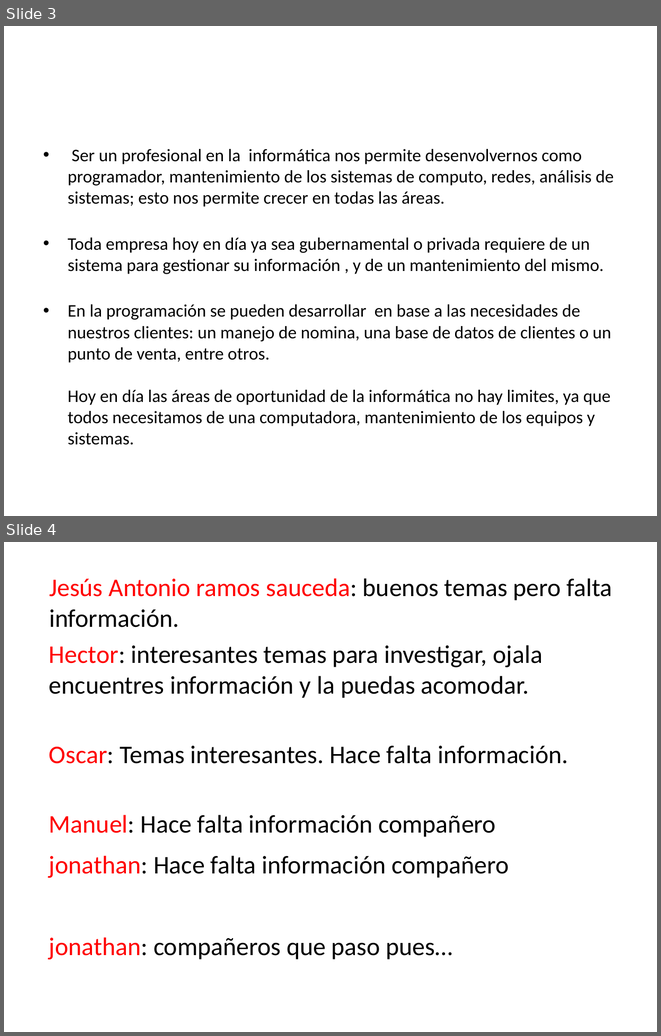
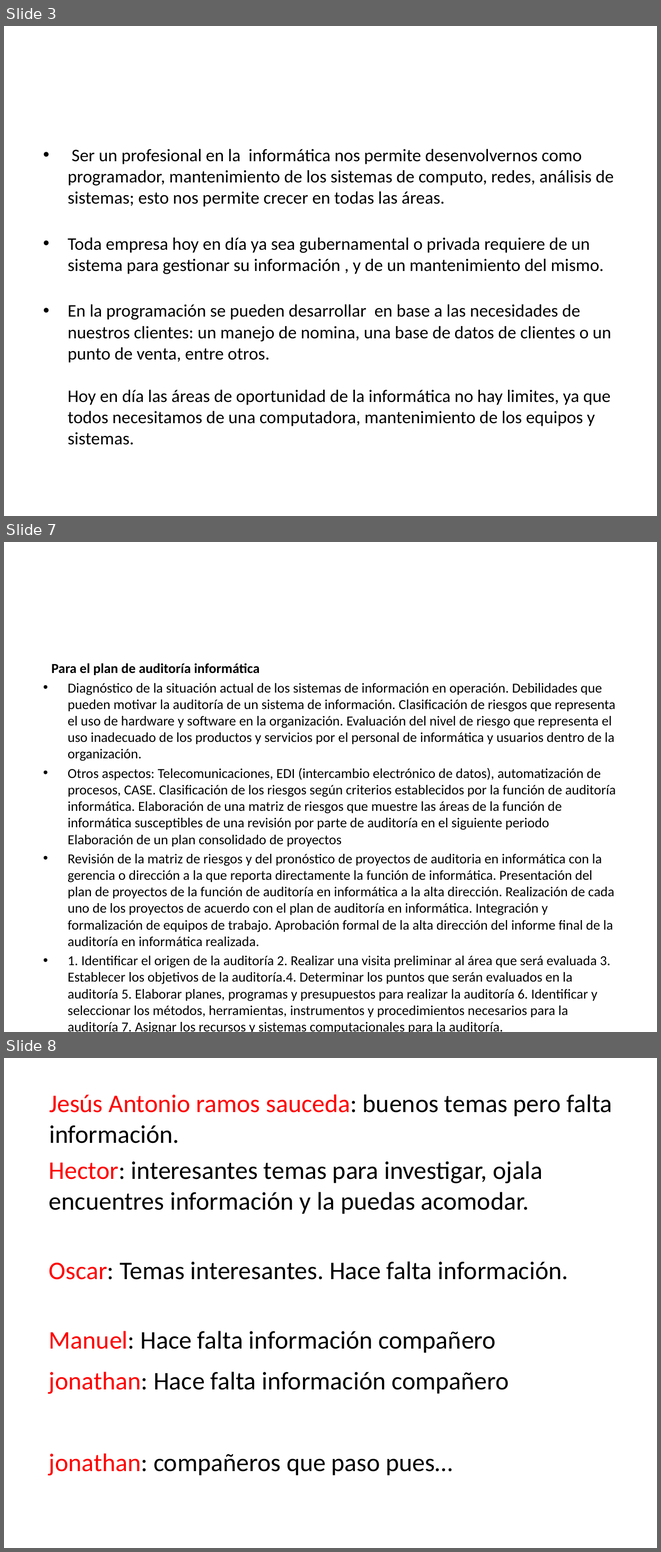
Before and after one commit to lc850/auditoria, a slide deck: 7 - Etapa de la justificación.pptx. Shown one above the other, each under a label of ours: slides 3 and 4 before the commit, slides 3, 7 and 8 after it; the slides between them are not shown. The pictures are 661x1036 and 661x1552 pixels, drawn with LibreOffice and Linux fonts; fonts in the diff are those of the drawing. Boxes give left, top, right and bottom in pixels: in the first picture for what was removed or moved away, otherwise in the second. Text is boxed around its words. In the diff, an @@ line names an element or a change of style, - is before the commit and + after.

```diff
--- a/7 - Etapa de la justificación.pptx
+++ b/7 - Etapa de la justificación.pptx
@@ slide 7 added at bbox=[4, 542, 657, 1032], background #FFFFFF @@
@@ text added at bbox=[51, 663, 616, 1032], 15.2 pt, text #000000 @@
+Para el plan de auditoría informática
+• Diagnóstico de la situación actual de los sistemas de información en operación. Debilidades que pueden motivar la auditoría de un sistema de información. Clasificación de riesgos que representa el uso de hardware y software en la organización. Evaluación del nivel de riesgo que representa el uso inadecuado de los productos y servicios por el personal de informática y usuarios dentro de la organización.
+• Otros aspectos: Telecomunicaciones, EDI (intercambio electrónico de datos), automatización de procesos, CASE. Clasificación de los riesgos según criterios establecidos por la función de auditoría informática. Elaboración de una matriz de riesgos que muestre las áreas de la función de informática susceptibles de una revisión por parte de auditoría en el siguiente periodo Elaboración de un plan consolidado de proyectos
+• Revisión de la matriz de riesgos y del pronóstico de proyectos de auditoria en informática con la gerencia o dirección a la que reporta directamente la función de informática. Presentación del plan de proyectos de la función de auditoría en informática a la alta dirección. Realización de cada uno de los proyectos de acuerdo con el plan de auditoría en informática. Integración y formalización de equipos de trabajo. Aprobación formal de la alta dirección del informe final de la auditoría en informática realizada.
+• 1. Identificar el origen de la auditoría 2. Realizar una visita preliminar al área que será evaluada 3. Establecer los objetivos de la auditoría.4. Determinar los puntos que serán evaluados en la auditoría 5. Elaborar planes, programas y presupuestos para realizar la auditoría 6. Identificar y seleccionar los métodos, herramientas, instrumentos y procedimientos necesarios para la auditoría 7. Asignar los recursos y sistemas computacionales para la auditoría.
@@ what was slide 4 is now slide 8 @@
```
Also in this commit, not shown: 2 slides changed, 3 other slides added.
